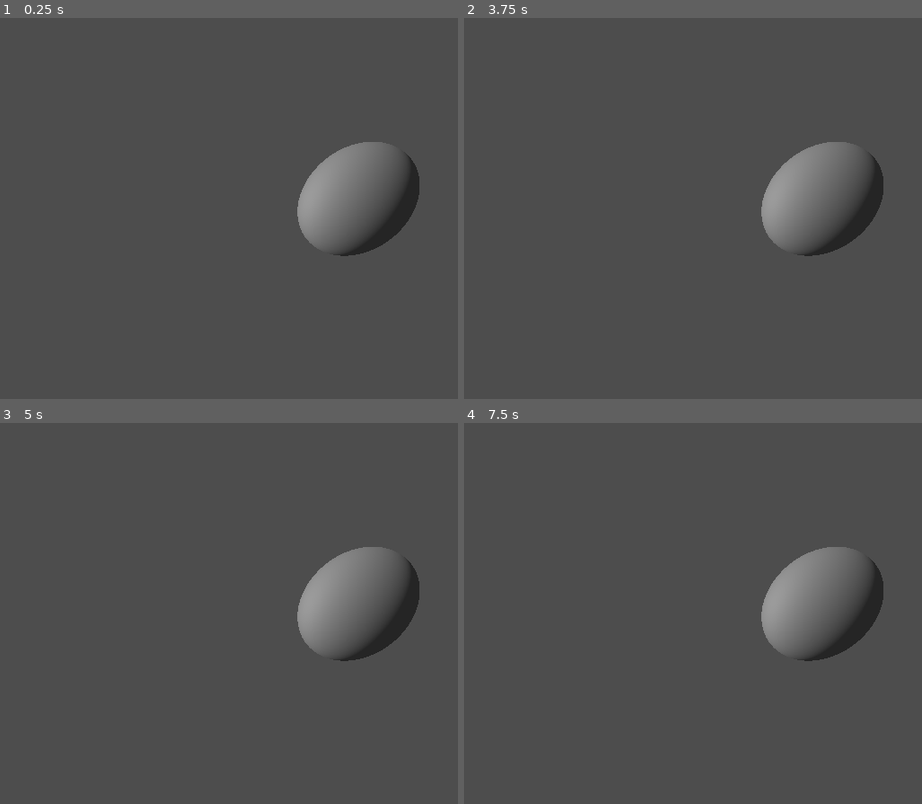
Above: before the commit, frames 1-4 (two rows, left to right).
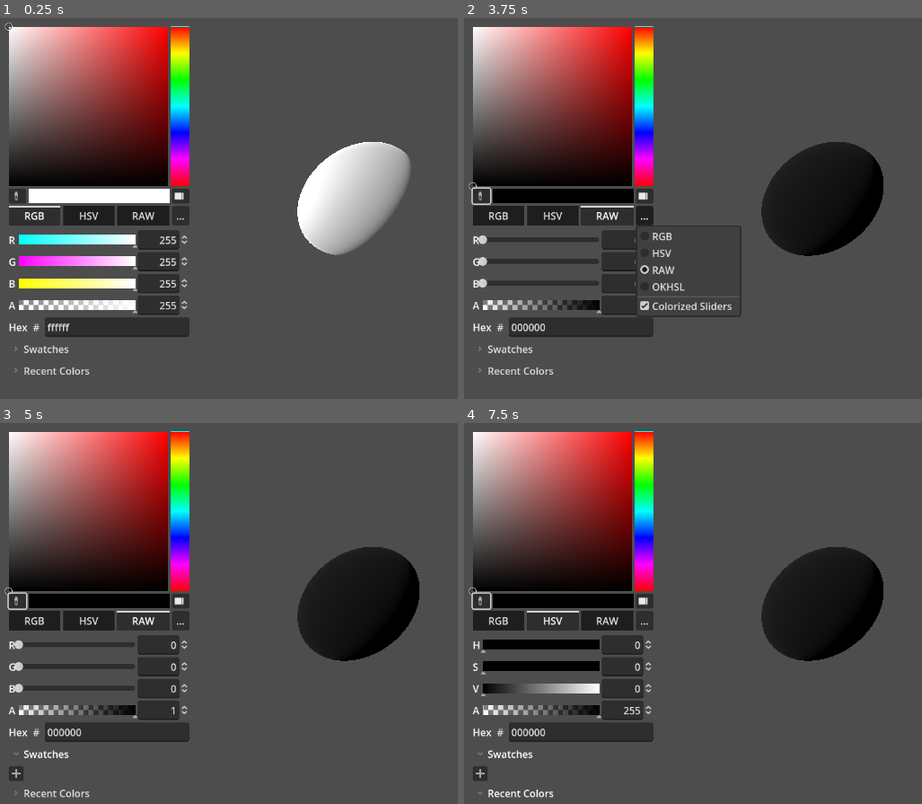
Above: after the commit, the same moments.

Repository: BrittanyLouviere/ColorsIn3D
Game: Godot game, scene res://main.tscn
Same seed, same stepped clock (60 frames per second), same inputs: the game is played once before the commit and once after it.
Inputs (mouse positions are in pixels of both pictures, inside the frame that each line leads up to):
- Up to frame 1 (0.25 s): no input
- Up to frame 2 (3.75 s): click (482, 197) at 0.52 s; click (500, 216) at 1.25 s, where only the run after the commit has a clickable "RGB"; click (551, 216) at 2 s, where only the run after the commit has a clickable "HSV"; click (605, 216) at 2.75 s, where only the run after the commit has a clickable "RAW"; click (642, 216) at 3.5 s, where only the run after the commit has a clickable "..."
- Up to frame 3 (5 s): click (100, 754) at 4.25 s, where only the run after the commit has a clickable "Swatches"
- Up to frame 4 (7.5 s): click (564, 792) at 5 s, where only the run after the commit has a clickable "Recent Colors"; click (482, 602) at 5.77 s; click (500, 621) at 6.5 s, where only the run after the commit has a clickable "RGB"; click (551, 621) at 7.25 s, where only the run after the commit has a clickable "HSV"

The runs differ from the first frame. In frame 1, 31% of the frame differs, in the area x 0-92%, y 1-94%; in frame 2, 31%; in frame 3, 30%; in frame 4, 31%.

Commit message:
Add color picker
Sphere changes color

Diff:
--- /dev/null
+++ b/main.gd
@@ -0,0 +1,15 @@
+extends Node3D
+
+
+# Called when the node enters the scene tree for the first time.
+func _ready():
+	pass # Replace with function body.
+
+
+# Called every frame. 'delta' is the elapsed time since the previous frame.
+func _process(delta):
+	pass
+
+
+func _on_color_picker_color_changed(color):
+	$Sphere.mesh.material.albedo_color = color
--- a/main.tscn
+++ b/main.tscn
@@ -1,11 +1,17 @@
-[gd_scene load_steps=3 format=3 uid="uid://cj1f2uiwhgxpo"]
+[gd_scene load_steps=5 format=3 uid="uid://cj1f2uiwhgxpo"]
+
+[ext_resource type="Script" path="res://main.gd" id="1_6o1bq"]
 
 [sub_resource type="Environment" id="Environment_vud21"]
 
+[sub_resource type="StandardMaterial3D" id="StandardMaterial3D_ae53p"]
+
 [sub_resource type="SphereMesh" id="SphereMesh_csa3n"]
 lightmap_size_hint = Vector2i(17, 9)
+material = SubResource("StandardMaterial3D_ae53p")
 
 [node name="Main" type="Node3D"]
+script = ExtResource("1_6o1bq")
 
 [node name="WorldEnvironment" type="WorldEnvironment" parent="."]
 environment = SubResource("Environment_vud21")
@@ -20,3 +26,34 @@
 
 [node name="DirectionalLight3D" type="DirectionalLight3D" parent="."]
 transform = Transform3D(0.999815, 0.0100388, -0.0164249, 7.72145e-09, 0.853251, 0.521501, 0.0192498, -0.521405, 0.853092, 0, 1.33137, 0)
+
+[node name="UI" type="Control" parent="."]
+layout_mode = 3
+anchors_preset = 15
+anchor_right = 1.0
+anchor_bottom = 1.0
+grow_horizontal = 2
+grow_vertical = 2
+
+[node name="MarginContainer" type="MarginContainer" parent="UI"]
+layout_mode = 1
+anchors_preset = 15
+anchor_right = 1.0
+anchor_bottom = 1.0
+grow_horizontal = 2
+grow_vertical = 2
+theme_override_constants/margin_left = 10
+theme_override_constants/margin_top = 10
+theme_override_constants/margin_right = 10
+theme_override_constants/margin_bottom = 10
+
+[node name="MarginContainer" type="MarginContainer" parent="UI/MarginContainer"]
+custom_minimum_size = Vector2(100, 100)
+layout_mode = 2
+size_flags_horizontal = 0
+size_flags_vertical = 0
+
+[node name="ColorPicker" type="ColorPicker" parent="UI/MarginContainer/MarginContainer"]
+layout_mode = 2
+
+[connection signal="color_changed" from="UI/MarginContainer/MarginContainer/ColorPicker" to="." method="_on_color_picker_color_changed"]
